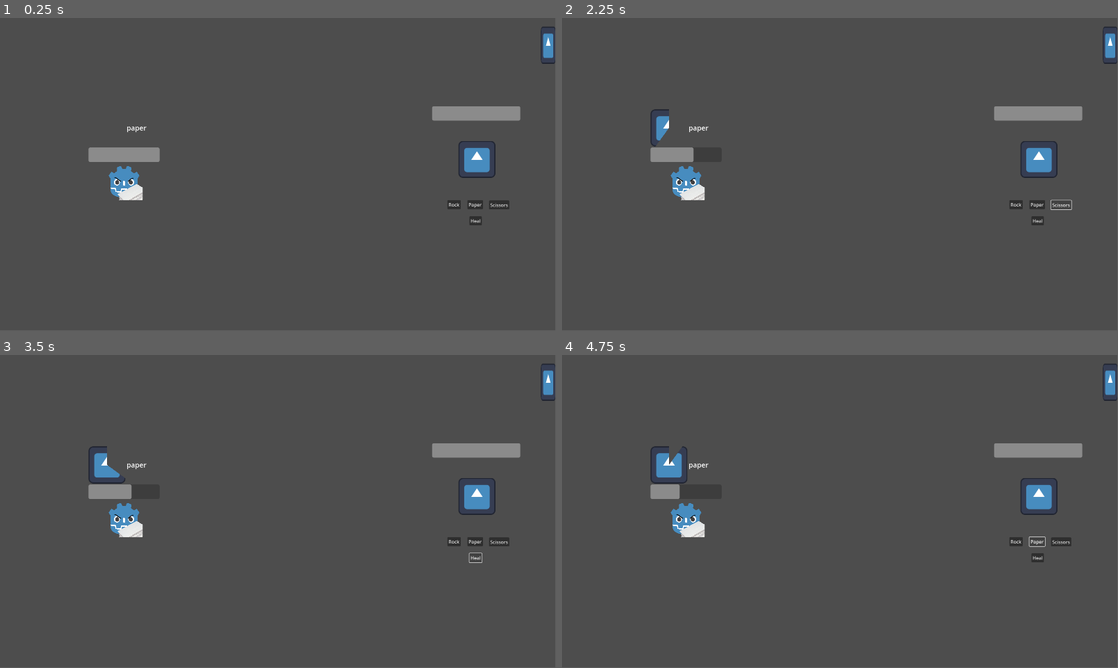
Above: before the commit, frames 1-4 (two rows, left to right).
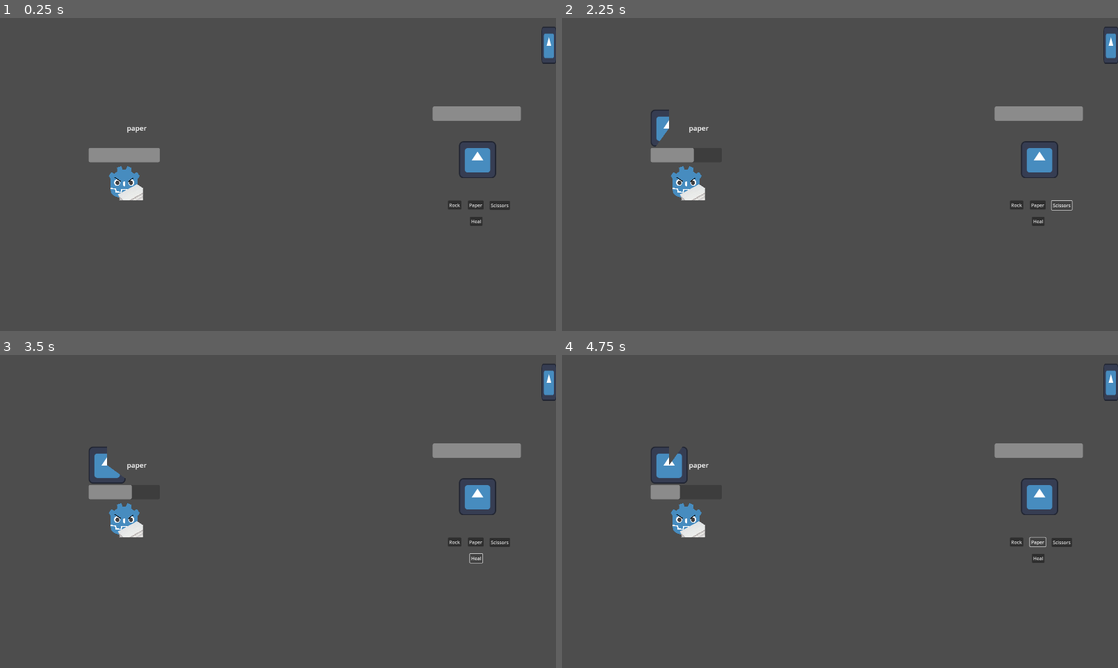
Above: after the commit, the same moments.

Repository: We-Are-Gamers/LD54
Game: Godot game, scene res://ads/game_scene.tscn
The game is run twice, just before and just after one commit, with the same random seed, the same clock (stepped at 60 frames per second) and the same inputs. The engine's default icon, where the game draws it, is replaced by a stand-in: a white triangle on a blue panel in a dark square.
Inputs:
- Up to frame 1 (0.25 s): no input
- Up to frame 2 (2.25 s): click "Rock" at 0.5 s; click "Paper" at 1.25 s; click "Scissors" at 2 s
- Up to frame 3 (3.5 s): click "Heal" at 2.75 s
- Up to frame 4 (4.75 s): click "Rock" at 3.5 s; click "Paper" at 4.25 s
The window is 799x449 before the commit and 800x450 after it. Grey fills any space a smaller window leaves; there, only what the larger window draws over its background counts as a difference.

The runs differ from the first frame. In frame 1, 0.5% of the frame differs, in the area x 16-100%, y 2-67%; in frame 2, 0.5%; in frame 3, 0.5%; in frame 4, 0.5%.

Commit message:
Resizing works.

Diff:
--- a/project.godot
+++ b/project.godot
@@ -19,7 +19,7 @@
 
 window/size/viewport_width=1920
 window/size/viewport_height=1080
-window/size/resizable=false
+window/stretch/mode="viewport"
 
 [dotnet]
 
